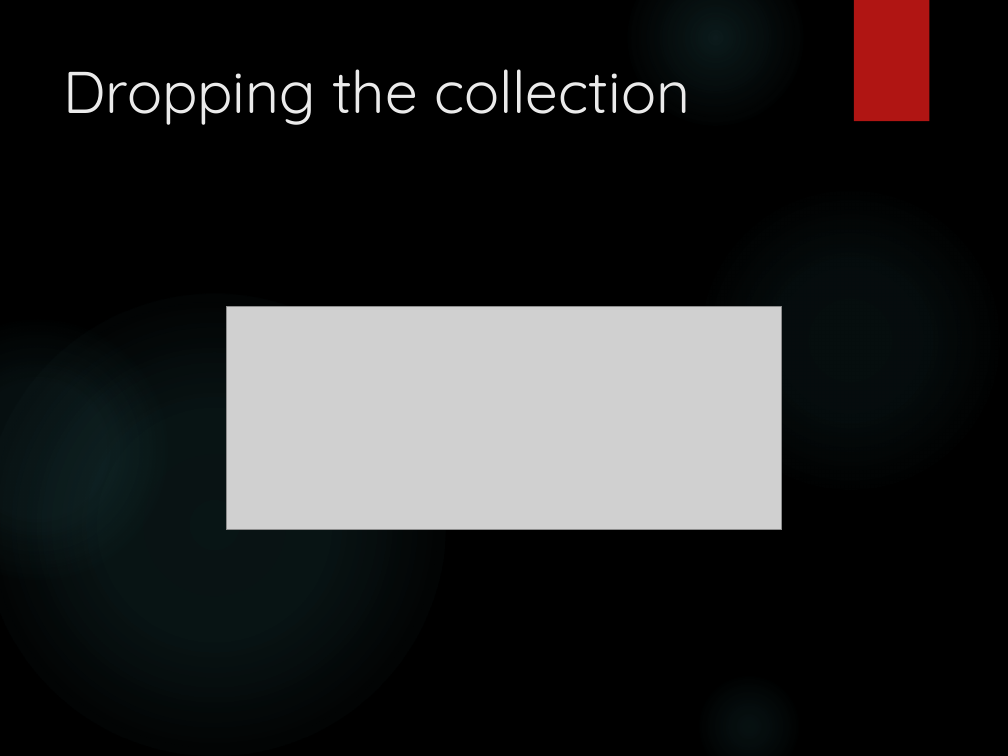
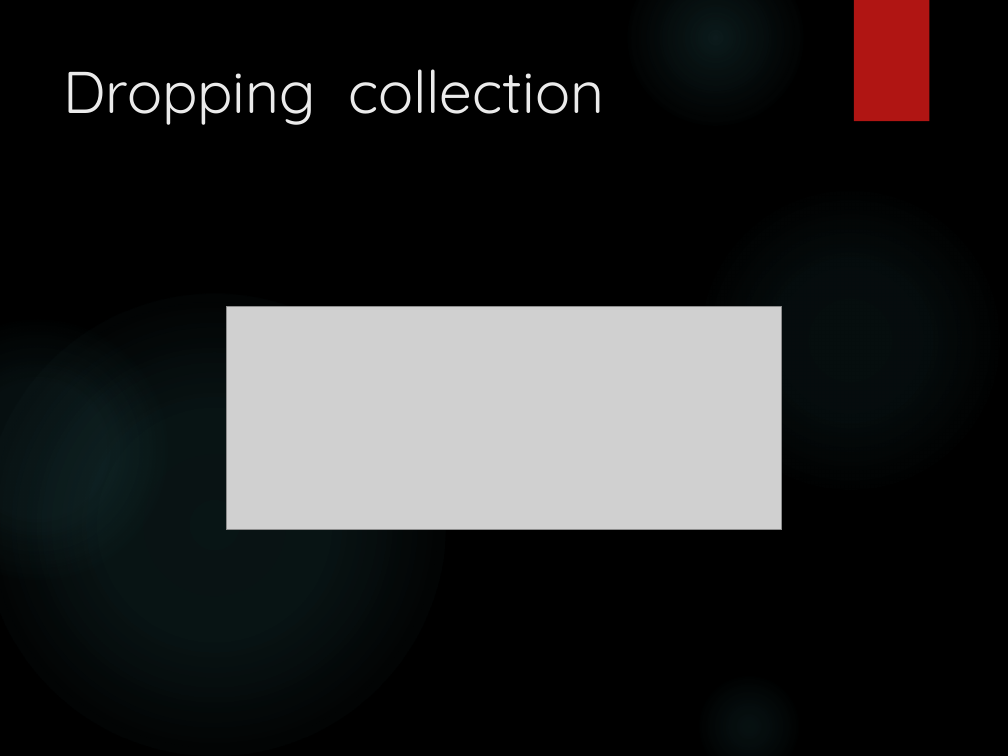
Before and after one commit to leg4822/ustdemo, a slide deck: slide 3 of MongoDB Relational Queries.pptx. Drawn at 1008x756 pixels with LibreOffice and Linux fonts; fonts in the diff are those of the drawing; grey boxes stand for pictures; background and template pictures are left out. Boxes give left, top, right and bottom in pixels: in the first picture for what was removed or moved away, otherwise in the second. Text is boxed around its words. In the diff, an @@ line names an element or a change of style, - is before the commit and + after.

```diff
--- a/MongoDB Relational Queries.pptx
+++ b/MongoDB Relational Queries.pptx
@@ title at (63, 69, 604, 125): text changed @@
-Dropping the collection
+Dropping collection
```
Also in this commit, not shown: 6 other slides changed, 4 slides removed, 1 other file.
